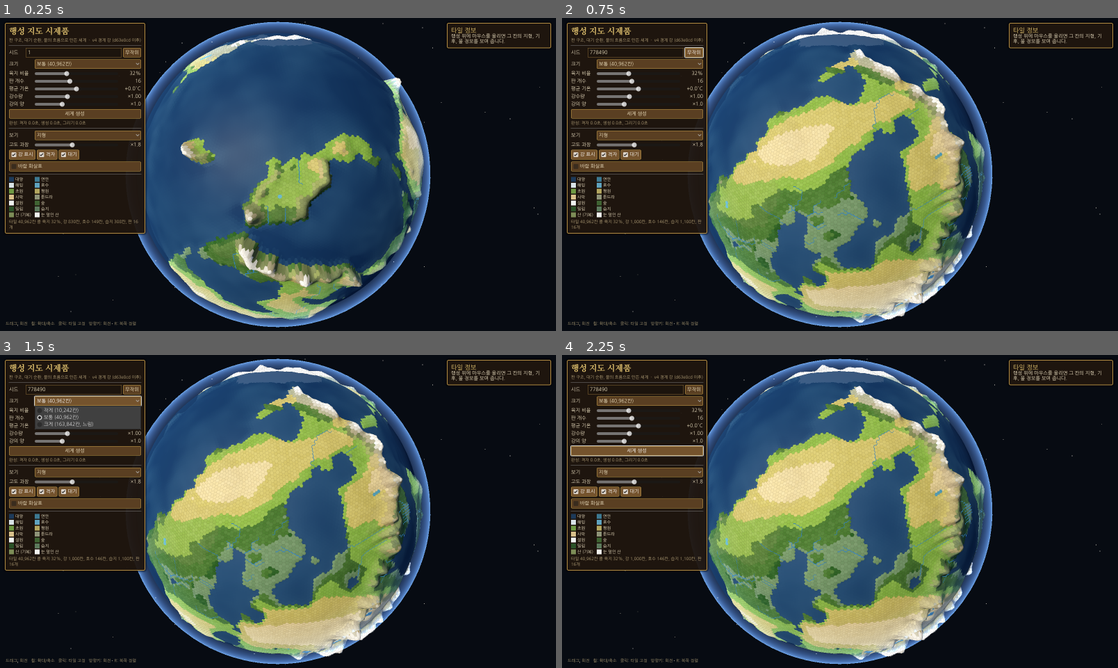
Above: before the commit, frames 1-4 (two rows, left to right).
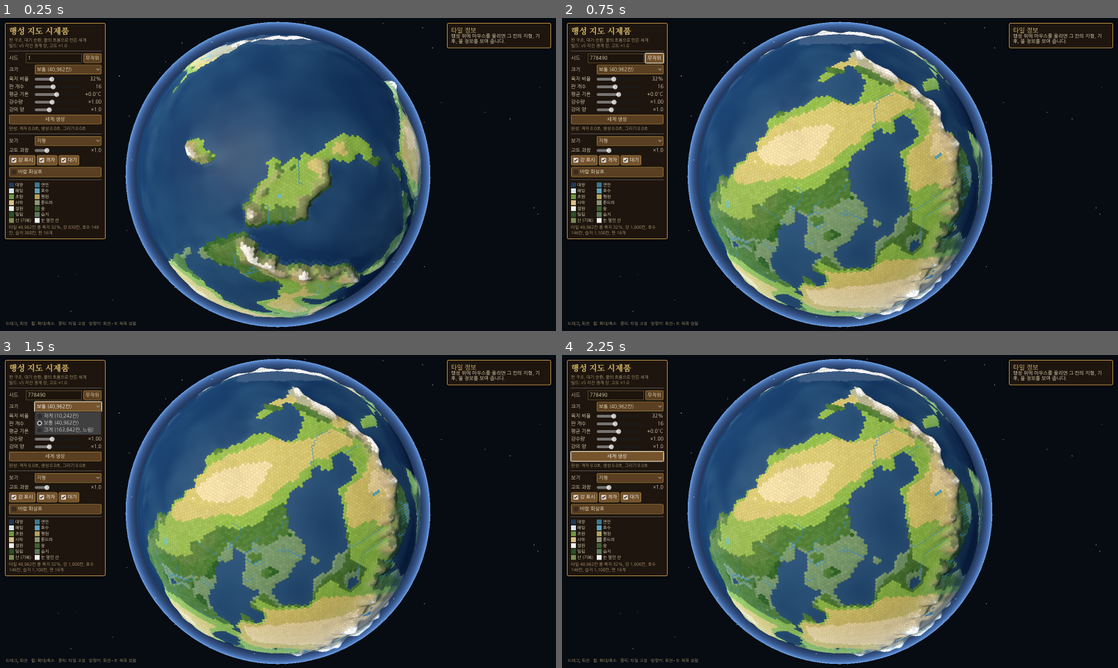
Above: after the commit, the same moments.

Repository: azsky18/planet-civ
Game: Godot game, scene res://main.tscn
The game is run twice, just before and just after one commit, with the same random seed, the same clock (stepped at 60 frames per second) and the same inputs.
Inputs:
- Up to frame 1 (0.25 s): no input
- Up to frame 2 (0.75 s): click "무작위" at 0.5 s
- Up to frame 3 (1.5 s): click "보통 (40,962칸)" at 1.25 s
- Up to frame 4 (2.25 s): click "세계 생성" at 2 s

The runs differ from the first frame. In frame 1, 9.2% of the frame differs, in the area x 0-77%, y 1-97%; in frame 2, 10%; in frame 3, 11%, in the area x 0-77%, y 1-98%; in frame 4, 10%.

Commit message:
강을 칸 변을 따라 각지게 그리고 고도 과장 기본값 1.0
Co-Authored-By: Claude Opus 5.5 <noreply@anthropic.com>
Claude-Session: https://claude.ai/code/session_01Qhjcv8Tv8MobJdzUP6SP2S

Diff:
--- a/scripts/main.gd
+++ b/scripts/main.gd
@@ -5,7 +5,7 @@
 const LEVEL_LABELS := ["작게 (10,242칸)", "보통 (40,962칸)", "크게 (163,842칸, 느림)"]
 const MODE_LABELS := ["지형", "고도", "기온", "강수량", "판 구조", "기압과 바람"]
 ## 화면에 표시되는 빌드 이름. PC에서 어떤 버전이 실행 중인지 확인하는 용도.
-const BUILD := "v4 경계 강 (d63e8cd 이후)"
+const BUILD := "v5 각진 경계 강, 고도 ×1.0"
 const COMPASS := ["북", "북동", "동", "남동", "남", "남서", "서", "북서"]
 
 var hs := HexSphere.new()
@@ -222,7 +222,7 @@
 	title.add_theme_color_override("font_color", Color("e8c872"))
 	lv.add_child(title)
 	var sub := Label.new()
-	sub.text = "판 구조, 대기 순환, 물의 흐름으로 만든 세계  ·  " + BUILD
+	sub.text = "판 구조, 대기 순환, 물의 흐름으로 만든 세계\n빌드: " + BUILD
 	sub.add_theme_font_size_override("font_size", 12)
 	sub.add_theme_color_override("font_color", Color("b9a67c"))
 	lv.add_child(sub)
@@ -267,7 +267,7 @@
 		mode_opt.add_item(MODE_LABELS[k], k)
 	mode_opt.item_selected.connect(_on_mode)
 	lv.add_child(_row("보기", mode_opt))
-	_setup_slider(lv, exag_slider, "고도 과장", 0.0, 4.0, 0.1, 1.8, func(v): return "×%.1f" % v)
+	_setup_slider(lv, exag_slider, "고도 과장", 0.0, 4.0, 0.1, 1.0, func(v): return "×%.1f" % v)
 	exag_slider.drag_ended.connect(func(_c):
 		view.exaggeration = exag_slider.value
 		if current_level >= 0:
--- a/scripts/planet_view.gd
+++ b/scripts/planet_view.gd
@@ -15,7 +15,7 @@
 
 var hs: HexSphere
 var gen: WorldGen
-var exaggeration: float = 1.8
+var exaggeration: float = 1.0
 var mode: int = Mode.BIOME
 
 var tile_radius := PackedFloat32Array()     # 타일 가운데 반지름
@@ -390,7 +390,7 @@
 	return a * (u * u) + c * (2.0 * u * t) + b * (t * t)
 
 
-## 경계 강: 꼭짓점과 칸의 변을 따라 그린다. 꺾이는 꼭짓점은 살짝 둥글린다.
+## 경계 강: 해안선처럼 칸의 변을 따라 각지게 그린다.
 func _build_rivers() -> void:
 	var pos := PackedVector3Array()
 	var idx := PackedInt32Array()
@@ -407,40 +407,23 @@
 		if d >= 0 and (main_up[d] < 0 or gen.c_flow[f] > gen.c_flow[main_up[d]]):
 			main_up[d] = f
 	var lift: float = 0.0016 * maxf(exaggeration, 0.5)
-	const SAMPLES := 8
 	for f in F:
 		if gen.c_river[f] == 0:
 			continue
 		var d: int = gen.c_down[f]
 		if d < 0:
 			continue
+		# 칸의 변을 그대로 따라가는 각진 직선. 이음매가 비지 않도록 양 끝을 폭의 절반만큼 늘린다.
 		var pf: Vector3 = _face_pos(f)
 		var pd: Vector3 = _face_pos(d)
-		var start: Vector3 = pf
-		if main_up[f] >= 0:
-			start = (_face_pos(main_up[f]) + pf) * 0.5
-		var end: Vector3 = (pf + pd) * 0.5
-		var d_sink: bool = gen.c_river[d] == 0
-		if d_sink:
-			end = pd
-		elif main_up[d] != f:
-			var ms: Vector3 = pd
-			if main_up[d] >= 0:
-				ms = (_face_pos(main_up[d]) + pd) * 0.5
-			var me: Vector3 = pd
-			if gen.c_down[d] >= 0:
-				me = (pd + _face_pos(gen.c_down[d])) * 0.5
-			end = _bez3(ms, pd, me, 0.5)
+		pf = pf.normalized() * (maxf(pf.length(), 1.0) + lift)
+		pd = pd.normalized() * (maxf(pd.length(), 1.0) + lift)
 		var w0: float = hs.spacing * (0.07 + 0.2 * sqrt(gen.c_flow[f] / max_flow))
-		var w1: float = w0 if d_sink else hs.spacing * (0.07 + 0.2 * sqrt(gen.c_flow[d] / max_flow))
-		var hint: int = hs.face_tiles[f * 3]
-		var pts: Array = []
-		for sidx in SAMPLES + 1:
-			var t: float = float(sidx) / SAMPLES
-			var dir: Vector3 = _bez3(start, pf, end, t).normalized()
-			var p: Vector3 = surface_point(dir, hint)
-			var r: float = maxf(p.length(), 1.0)
-			pts.append(dir * (r + lift))
+		var w1: float = w0
+		if gen.c_river[d] == 1:
+			w1 = hs.spacing * (0.07 + 0.2 * sqrt(gen.c_flow[d] / max_flow))
+		var dirv: Vector3 = (pd - pf).normalized()
+		var pts: Array = [pf - dirv * w0 * 0.5, pd + dirv * w1 * 0.5]
 		_strip(pos, idx, pts, w0, w1)
 	var m := ArrayMesh.new()
 	if pos.size() > 0:
